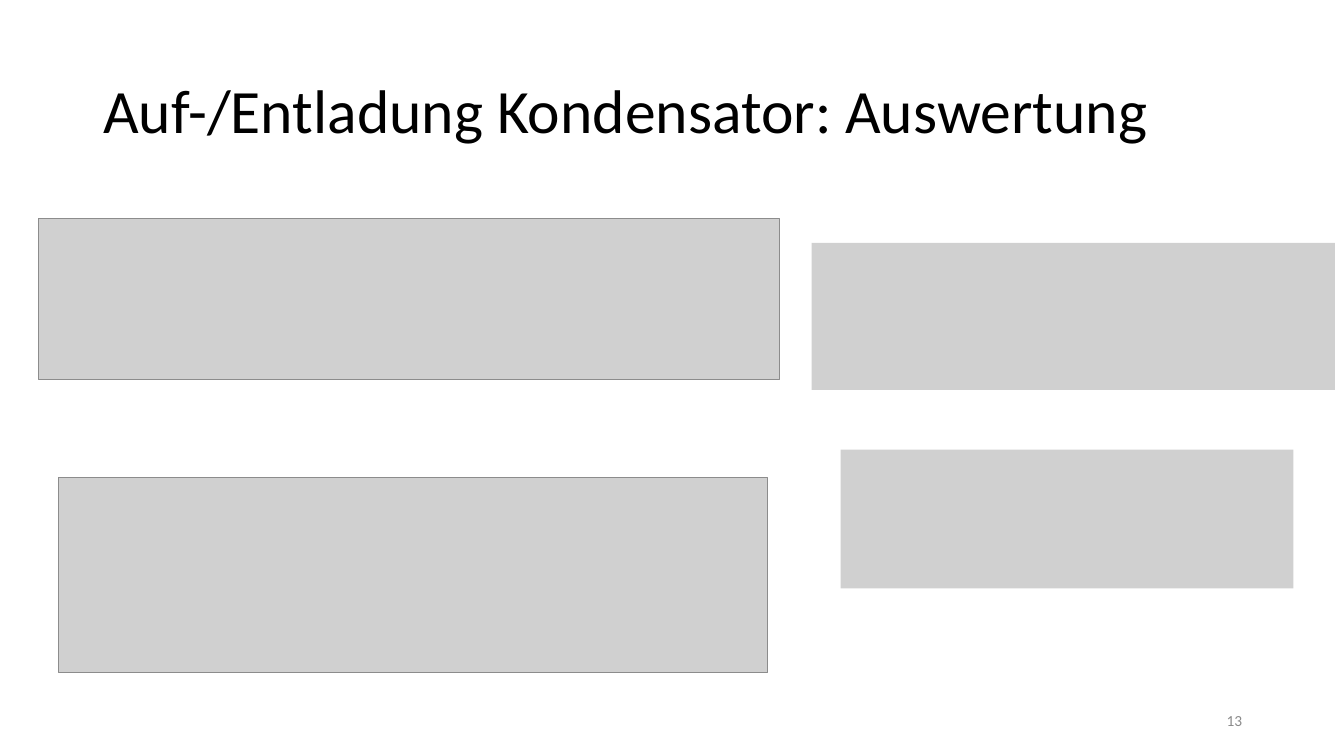
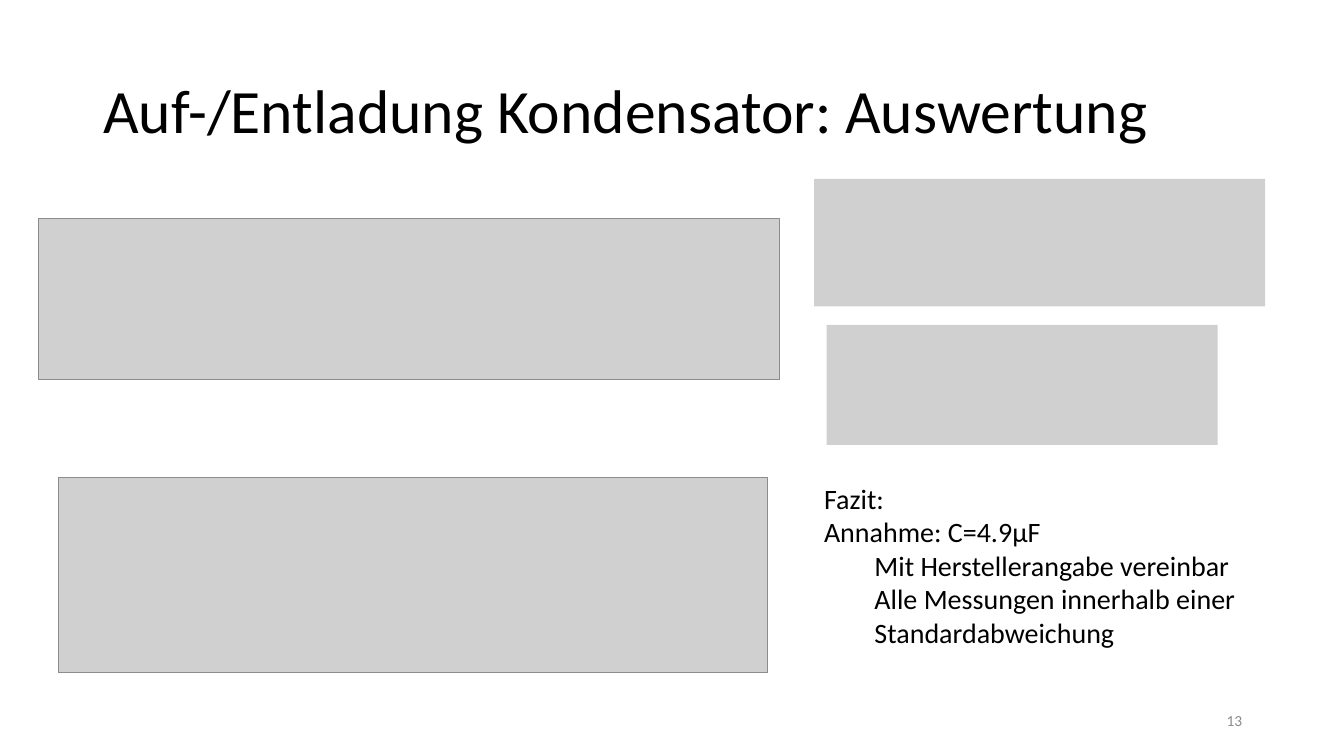
Before and after one commit to thewhitecat/grundpraktikum1, a slide deck: slide 13 of Elektronik/Elektronik.pptx. Drawn at 1344x756 pixels with LibreOffice and Linux fonts; fonts in the diff are those of the drawing; grey boxes stand for pictures. Boxes give left, top, right and bottom in pixels: in the first picture for what was removed or moved away, otherwise in the second. Text is boxed around its words. In the diff, an @@ line names an element or a change of style, - is before the commit and + after.

Commit message:
last version

```diff
--- a/Elektronik/Elektronik.pptx
+++ b/Elektronik/Elektronik.pptx
@@ picture: place and size @@
-picture at <box>812,243,1335,390</box>
+picture at <box>815,179,1265,307</box>
@@ picture added at <box>827,325,1218,445</box> @@
@@ picture removed at <box>841,450,1294,589</box> @@
@@ text added at <box>824,489,1235,648</box>, 20 pt, text #000000 @@
+Fazit:
+Annahme: C=4.9µF
+  Mit Herstellerangabe vereinbar
+  Alle Messungen innerhalb einer Standardabweichung
```
Also in this commit, not shown: 14 other slides changed, 1 slide removed.
